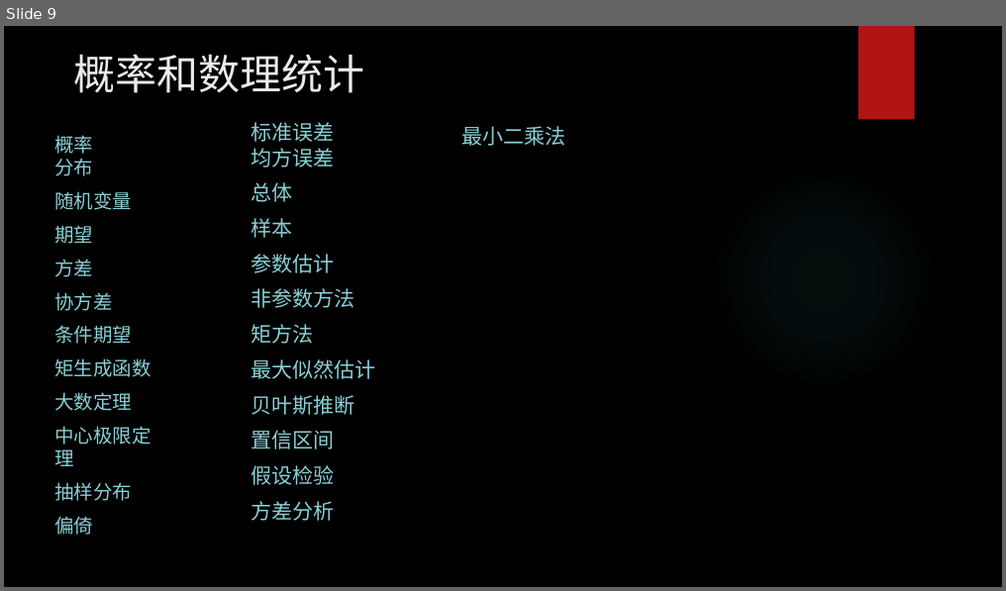
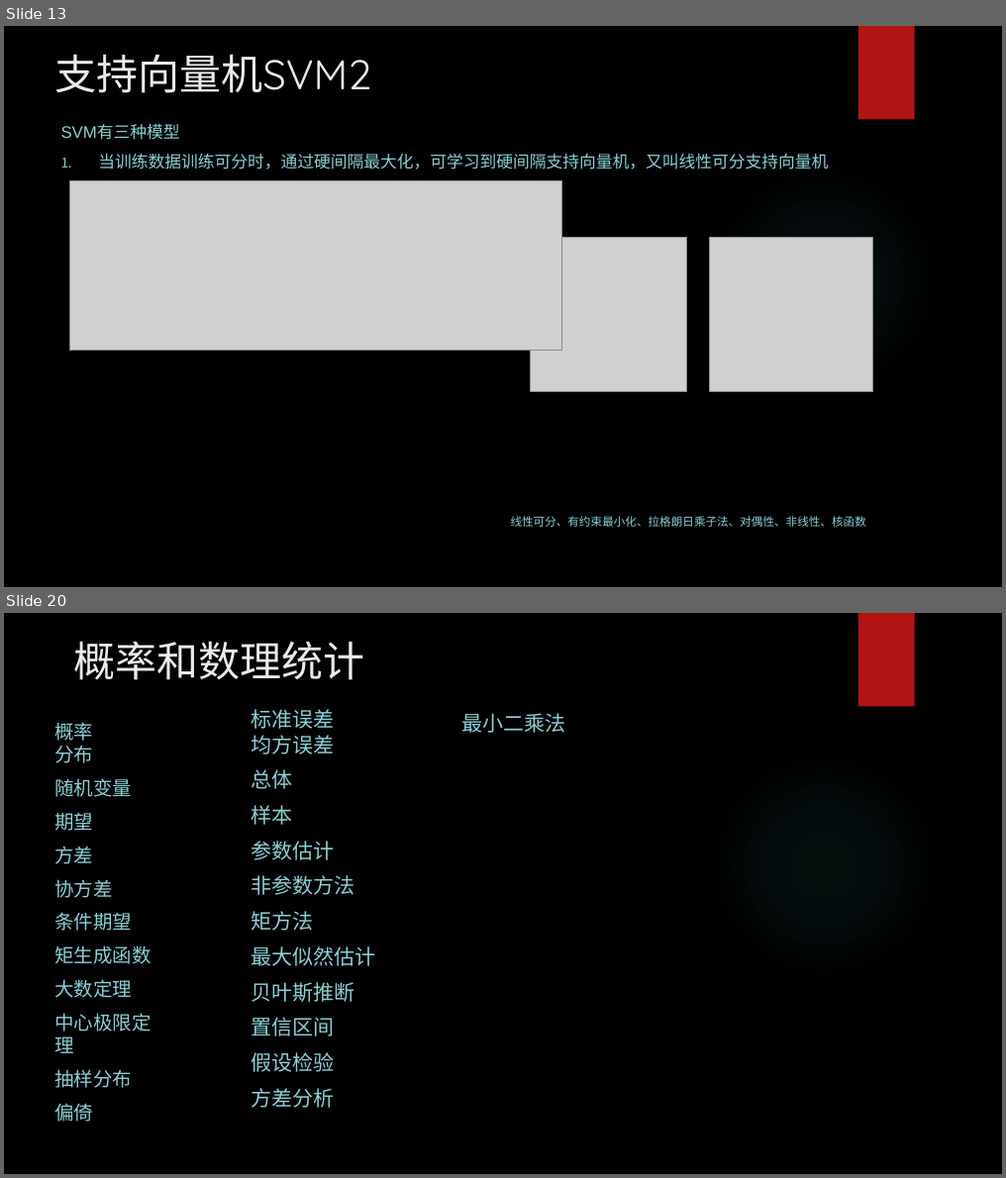
Before and after one commit to yejinlei/about-ml, a slide deck: AI的数学基础.pptx. Shown one above the other, each under a label of ours: slide 9 before the commit, slides 13 and 20 after it; the slides between them are not shown. The pictures are 1006x591 and 1006x1178 pixels, drawn with LibreOffice and Linux fonts; fonts in the diff are those of the drawing; grey boxes stand for pictures; background and template pictures are left out. Boxes give left, top, right and bottom in pixels: in the first picture for what was removed or moved away, otherwise in the second. Text is boxed around its words. In the diff, an @@ line names an element or a change of style, - is before the commit and + after.

Commit message:
深度学习

```diff
--- a/AI的数学基础.pptx
+++ b/AI的数学基础.pptx
@@ slide 13 added at [4,26,1002,587], background picture (left out); not listed: 2 template elements that a slide beside it also shows @@
@@ title added at [54,54,371,93], 40 pt, text #EBEBEB @@
+支持向量机SVM2
@@ subtitle added at [61,124,828,170], 16 pt, text #8AD0D6 @@
+SVM有三种模型
+1. 当训练数据训练可分时，通过硬间隔最大化，可学习到硬间隔支持向量机，又叫线性可分支持向量机
@@ picture added at [70,181,561,351] @@
@@ picture added at [531,238,687,392] @@
@@ picture added at [709,237,872,392] @@
@@ text added at [511,516,866,527], 11 pt, text #8AD0D6 @@
+线性可分、有约束最小化、拉格朗日乘子法、对偶性、非线性、核函数
@@ what was slide 9 is now slide 20 @@
```
Also in this commit, not shown: 4 slides changed, 17 other slides added, 9 slides removed, 18 other files.
